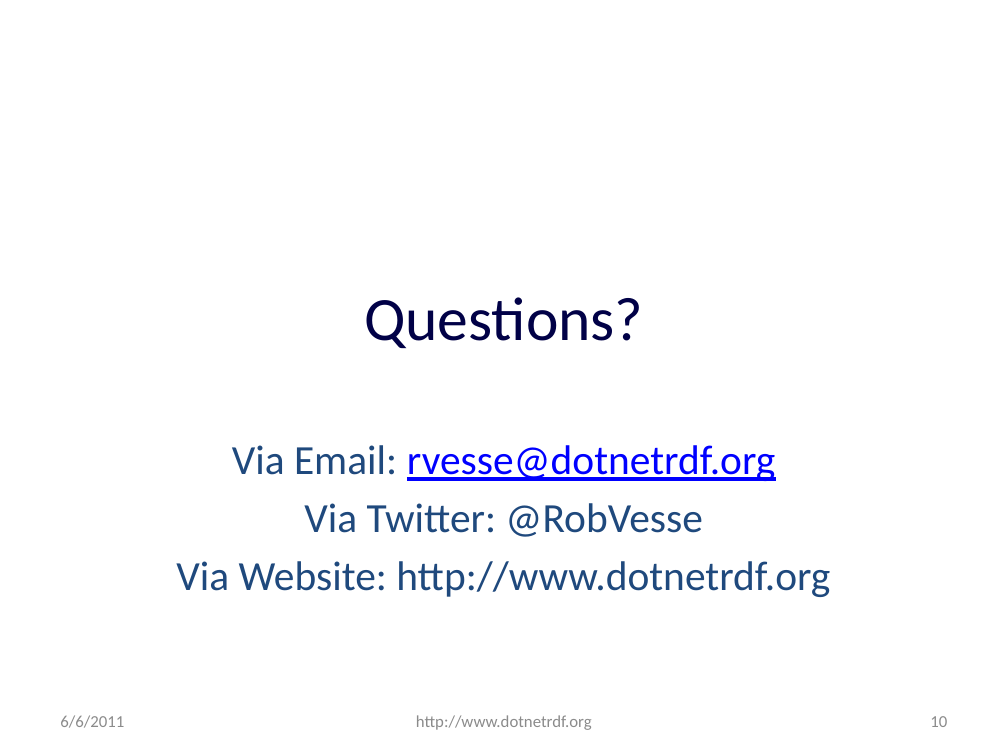
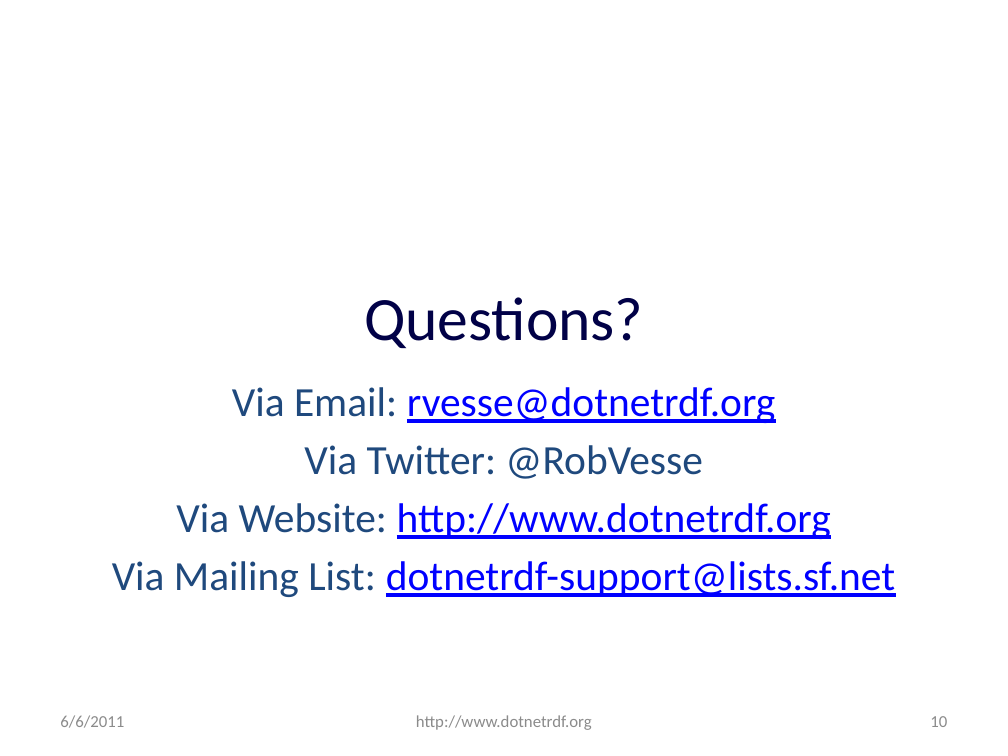
Before and after one commit to JohnGoldsmith/dotnetrdf-wiki, a slide deck: slide 10 of Slides/SemTech West 2011 Lightning Talk.pptx. Drawn at 1008x756 pixels with LibreOffice and Linux fonts; fonts in the diff are those of the drawing; background and template pictures are left out. Boxes give left, top, right and bottom in pixels: in the first picture for what was removed or moved away, otherwise in the second. Text is boxed around its words. In the diff, an @@ line names an element or a change of style, - is before the commit and + after.

```diff
--- a/Slides/SemTech West 2011 Lightning Talk.pptx
+++ b/Slides/SemTech West 2011 Lightning Talk.pptx
@@ subtitle "Via Email: rvesse@dotnetrdf.org": place and size @@
-subtitle "Via Email: rvesse@dotnetrdf.org" at bbox=[176, 445, 830, 597]
+subtitle "Via Email: rvesse@dotnetrdf.org" at bbox=[112, 387, 895, 597]
@@ subtitle at bbox=[176, 503, 831, 539]: text colour #1F497D to #0000FF, underline on in "http://www.dotnetrdf.org" @@
@@ subtitle at bbox=[112, 561, 895, 597]: paragraph added @@
+Via Mailing List: dotnetrdf-support@lists.sf.net
```
Also in this commit, not shown: 7 other slides changed, 1 other file.
